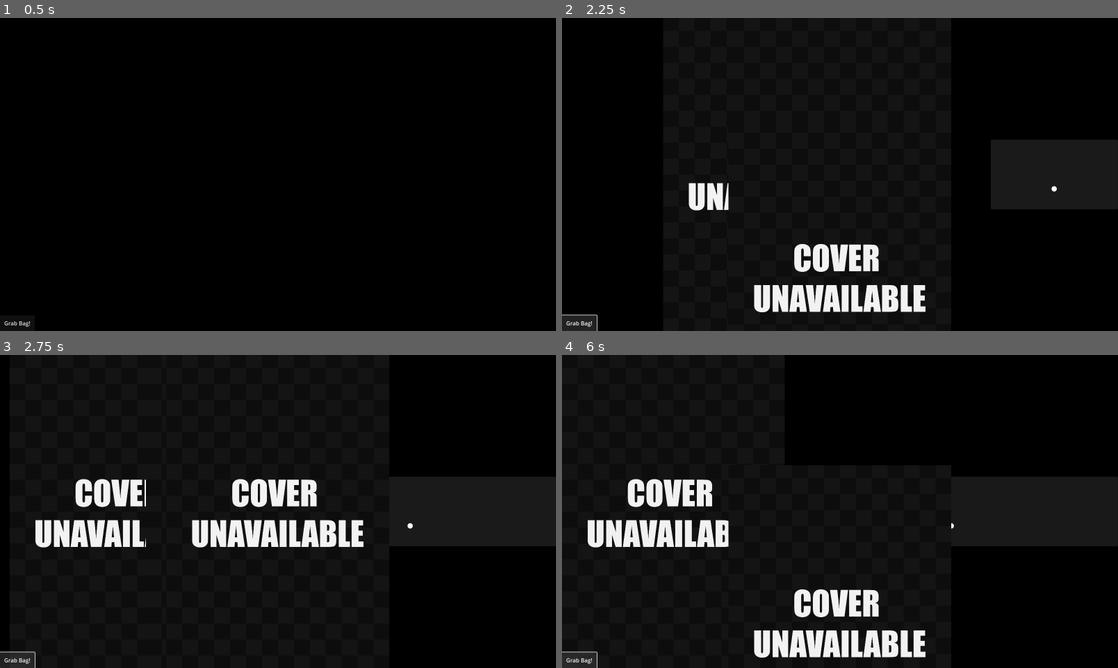
Above: before the commit, frames 1-4 (two rows, left to right).
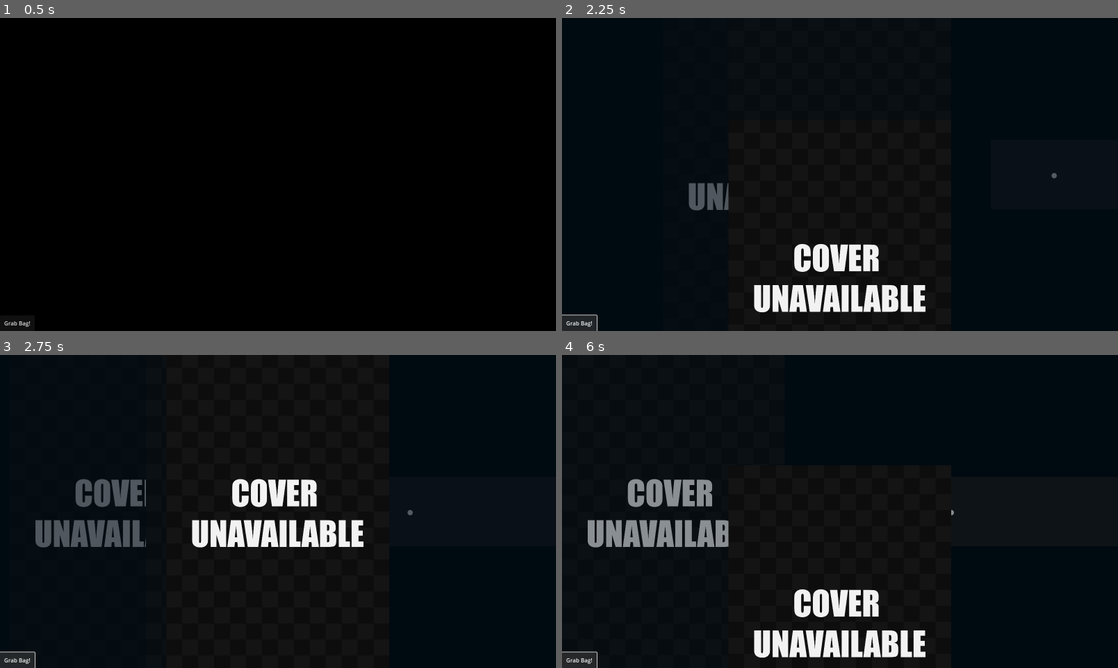
Above: after the commit, the same moments.

Repository: carter-lilley/game_shuffler
Game: Godot game, scene res://Scenes/modes/mode_grabbag.tscn
Two runs of this game, one before a commit and one after it. Both use one fixed random seed, a clock stepped at 60 frames per second and the inputs below. This scene is started directly instead of the project's main scene.
Inputs:
- Up to frame 1 (0.5 s): no input
- Up to frame 2 (2.25 s): click "Grab Bag!" at 0.5 s; click "Grab Bag!" at 1.25 s; click "Grab Bag!" at 2 s
- Up to frame 3 (2.75 s): no input
- Up to frame 4 (6 s): tap Enter at 5.75 s

Frame 1 is identical in both runs. In frame 2, 0.5% of the frame differs, in the area x 22-89%, y 49-62%; in frame 3, 2.2%; in frame 4, 2.8%, in the area x 4-71%, y 39-62%.
Error in both runs: Modulo by zero error in operator '%'. (res://Scripts/mode_grabbag.gd:188)

Commit message:
Auto-scaling textboxes

Diff:
--- /dev/null
+++ b/Scenes/notifs/autoscale_label.gd
@@ -0,0 +1,31 @@
+extends Label
+
+@onready var panel_container = $"../../.."
+var base_font_size = 64  # Set your desired base font size here
+
+# Called when the node enters the scene tree for the first time.
+func _ready() -> void:
+	adjust_font_size() # Replace with function body.
+	panel_container.connect("resized", adjust_font_size)
+
+func adjust_font_size():
+	var max_width = panel_container.size.x
+	var font_size = self.label_settings.get_font_size()
+
+	# First, try increasing the font size up to the base font size
+	while font_size <= base_font_size:
+		self.label_settings.set_font_size(font_size)
+		var string_size = self.get_theme_font("font").get_string_size(self.text, HORIZONTAL_ALIGNMENT_LEFT, -1, font_size)
+		if string_size.x > max_width:
+			font_size -= 1
+			self.label_settings.set_font_size(font_size)
+			break
+		font_size += 1
+
+	# If necessary, decrease the font size to fit
+	while font_size > 1:
+		var string_size = self.get_theme_font("font").get_string_size(self.text, HORIZONTAL_ALIGNMENT_LEFT, -1, font_size)
+		if string_size.x <= max_width:
+			break
+		font_size -= 1
+		self.label_settings.set_font_size(font_size)
--- a/Scenes/notifs/notif_intro.tscn
+++ b/Scenes/notifs/notif_intro.tscn
@@ -1,10 +1,11 @@
-[gd_scene load_steps=8 format=3 uid="uid://dqxk2mnx6nmpu"]
+[gd_scene load_steps=9 format=3 uid="uid://dqxk2mnx6nmpu"]
 
 [ext_resource type="Texture2D" uid="uid://diibd4qmx2fsm" path="res://Images/placeholder_cover.jpg" id="1_eo18v"]
 [ext_resource type="Script" path="res://Scripts/notif_intro_controller.gd" id="1_mkhu7"]
 [ext_resource type="Theme" uid="uid://r7auhejeh823" path="res://Themes/panel_theme.tres" id="2_bt6pu"]
 [ext_resource type="FontFile" uid="uid://bhwdfdifwm12r" path="res://Fonts/Impact/impact.ttf" id="2_rdjiu"]
 [ext_resource type="FontFile" uid="uid://corxc3kvlwll0" path="res://Fonts/Univers/UniversRegular.ttf" id="3_ttny6"]
+[ext_resource type="Script" path="res://Scenes/notifs/autoscale_label.gd" id="4_oi772"]
 
 [sub_resource type="LabelSettings" id="LabelSettings_p525s"]
 font = ExtResource("2_rdjiu")
@@ -25,7 +26,6 @@
 script = ExtResource("1_mkhu7")
 
 [node name="Back" type="Panel" parent="."]
-visible = false
 modulate = Color(0, 0.430994, 0.866714, 0.713726)
 layout_mode = 1
 anchors_preset = 15
@@ -81,6 +81,7 @@
 text = "GAME TITLE"
 label_settings = SubResource("LabelSettings_p525s")
 horizontal_alignment = 1
+script = ExtResource("4_oi772")
 
 [node name="Info" type="Label" parent="VBoxContainer/HBoxContainer/Title_Pivot/Panel/HBoxContainer/VBoxContainer"]
 layout_mode = 2
--- a/Scripts/user_settings.gd
+++ b/Scripts/user_settings.gd
@@ -1,8 +1,8 @@
 extends Node
 
 var bag_size: int = 12
-var round_time_min : float = 45.0
-var round_time_max : float = 180.0
+var round_time_min : float = 8.0
+var round_time_max : float = 8.0
 #-------------------------------
 var rom_dir: String = "Z:\\roms"
 #--------- RA
